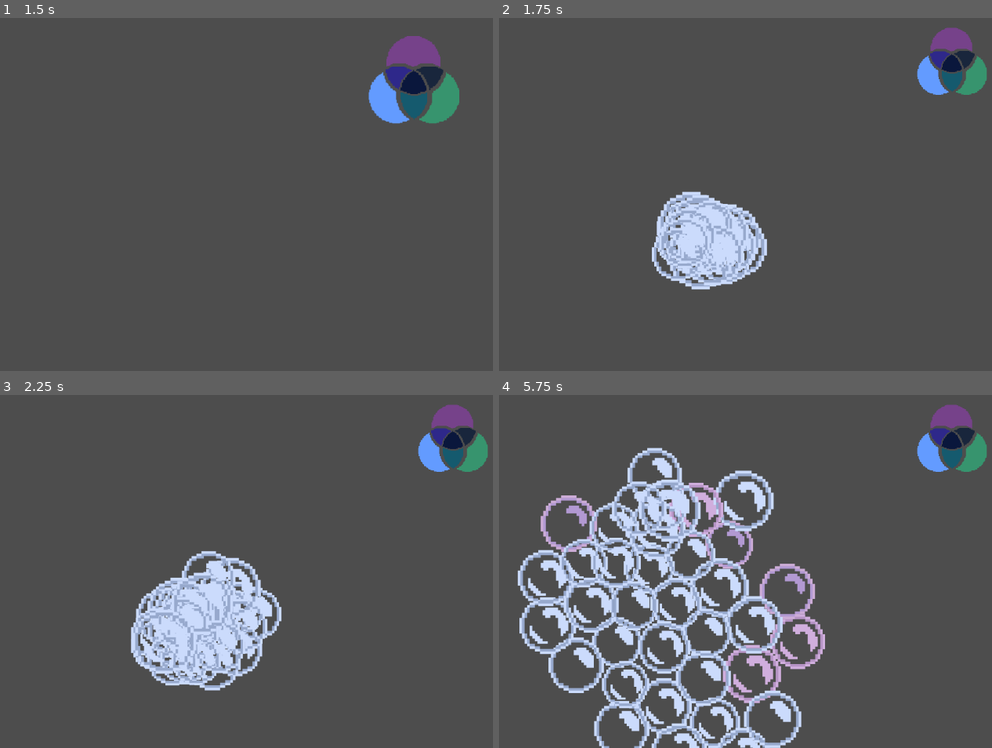
Above: before the commit, frames 1-4 (two rows, left to right).
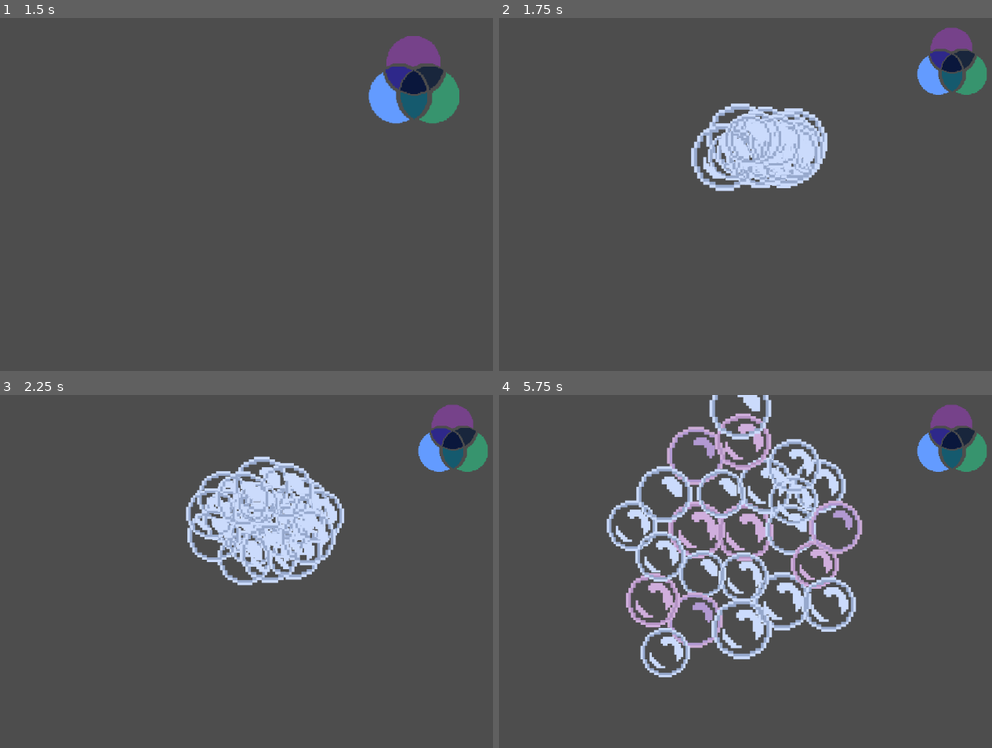
Above: after the commit, the same moments.

Repository: davirss/fakeltd.
Game: Godot game, scene res://Scenes/game.tscn
Same seed, same stepped clock (60 frames per second), same inputs: the game is played once before the commit and once after it. This scene is started directly instead of the project's main scene.
Inputs (mouse positions are in pixels of both pictures, inside the frame that each line leads up to):
- Up to frame 1 (1.5 s): tap Enter (ui_accept) at 0.5, 0.77 s; move the mouse to (142, 226) at 0.52 s; click (142, 226) at 0.6 s; move the mouse to (379, 134) at 1.27 s; click (379, 134) at 1.35 s
- Up to frame 2 (1.75 s): tap Enter (ui_accept) at 1.52 s
- Up to frame 3 (2.25 s): move the mouse to (192, 606) at 2.02 s; click (192, 606) at 2.1 s
- Up to frame 4 (5.75 s): move the mouse to (671, 652) at 2.77 s; click (671, 652) at 2.85 s; tap Enter (ui_accept) at 3.02, 3.77, 4.52 s; move the mouse to (765, 567) at 3.52 s; click (765, 567) at 3.6 s; move the mouse to (794, 585) at 4.27 s; click (794, 585) at 4.35 s; move the mouse to (760, 571) at 5.02 s; click (760, 571) at 5.1 s

Frame 1 is identical in both runs. In frame 2, 9.7% of the frame differs, in the area x 31-67%, y 24-77%; in frame 3, 15%; in frame 4, 27%, in the area x 3-74%, y 0-100%.

Commit message:
Add marker tweaks

Diff:
--- a/Scenes/floating_target.gd
+++ b/Scenes/floating_target.gd
@@ -1,37 +1,21 @@
 extends Marker2D
 
 
-var _it_margin_px: int = 300
-var _it_variable_margin_percent: float = 0.1
-
-var _it_initial_position: Vector2
+var _floating_target_initial_position: Vector2
+var _ft_variable_margin_percent: float = 0.05
+var _ft_elapsed_time: float = 0.0
+var _ft_orbital_speed: float = 1.6
+var _ft_distance_from_center: int = 240
 
 
 func _ready() -> void:
-	_it_initial_position = position
+	_floating_target_initial_position = position
 
 
 func _process(delta: float) -> void:
-	var inner_translation = Vector2(
-		randf_range(
-			_it_initial_position.x * (1 - _it_variable_margin_percent),
-			_it_initial_position.x * (1 + _it_variable_margin_percent)
-		),
-		randf_range(
-			_it_initial_position.y * (1 - _it_variable_margin_percent),
-			_it_initial_position.y * (1 + _it_variable_margin_percent)
-		),
-	)
+	_ft_elapsed_time += delta
 
-	var distance: Vector2 = (inner_translation - position).normalized()
-	position += distance
-
-	if position.x < _it_initial_position.x - _it_margin_px:
-		position.x = _it_initial_position.x - _it_margin_px
-	elif position.x > _it_initial_position.x + _it_margin_px:
-		position.x = _it_initial_position.x + _it_margin_px
-
-	if position.y < _it_initial_position.y - _it_margin_px:
-		position.y = _it_initial_position.y - _it_margin_px
-	elif position.y > _it_initial_position.y + _it_margin_px:
-		position.y = _it_initial_position.y + _it_margin_px
+	var angle := _ft_orbital_speed * _ft_elapsed_time
+	var rotation := Vector2(sin(angle), cos(angle))
+	position = rotation * _ft_distance_from_center
+	position += _floating_target_initial_position
--- a/game_manager.gd
+++ b/game_manager.gd
@@ -78,6 +78,7 @@
 		add_child(audio)
 		audio.play()
 		return
+
 	audio.stream = load("res://Resources/Sounds/Pop Sound Effects -3.ogg")
 	add_child(audio)
 	audio.play()
